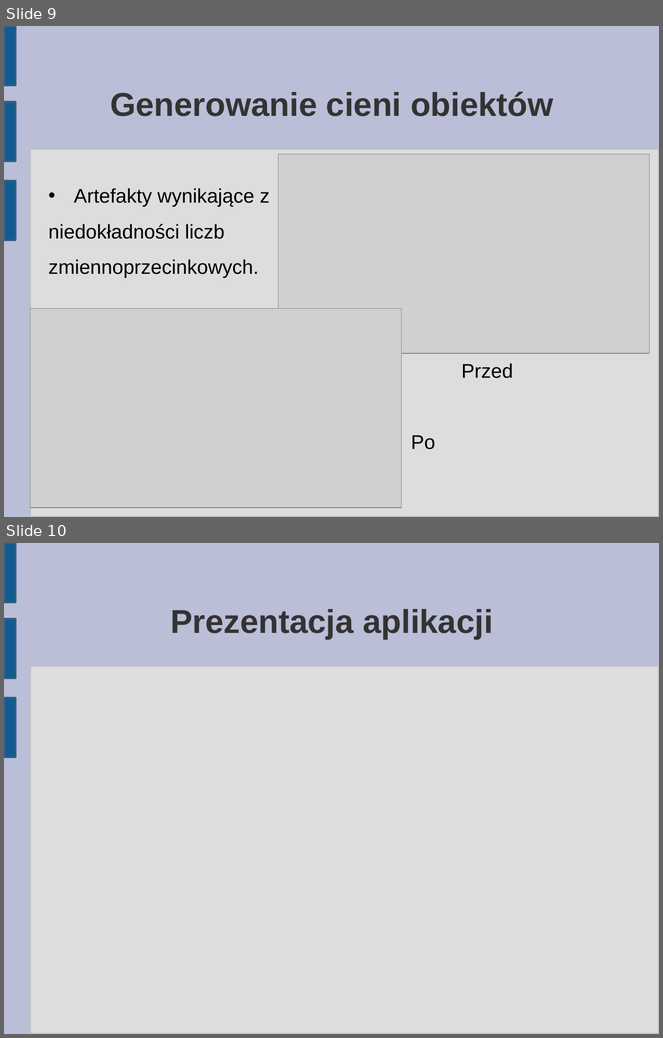
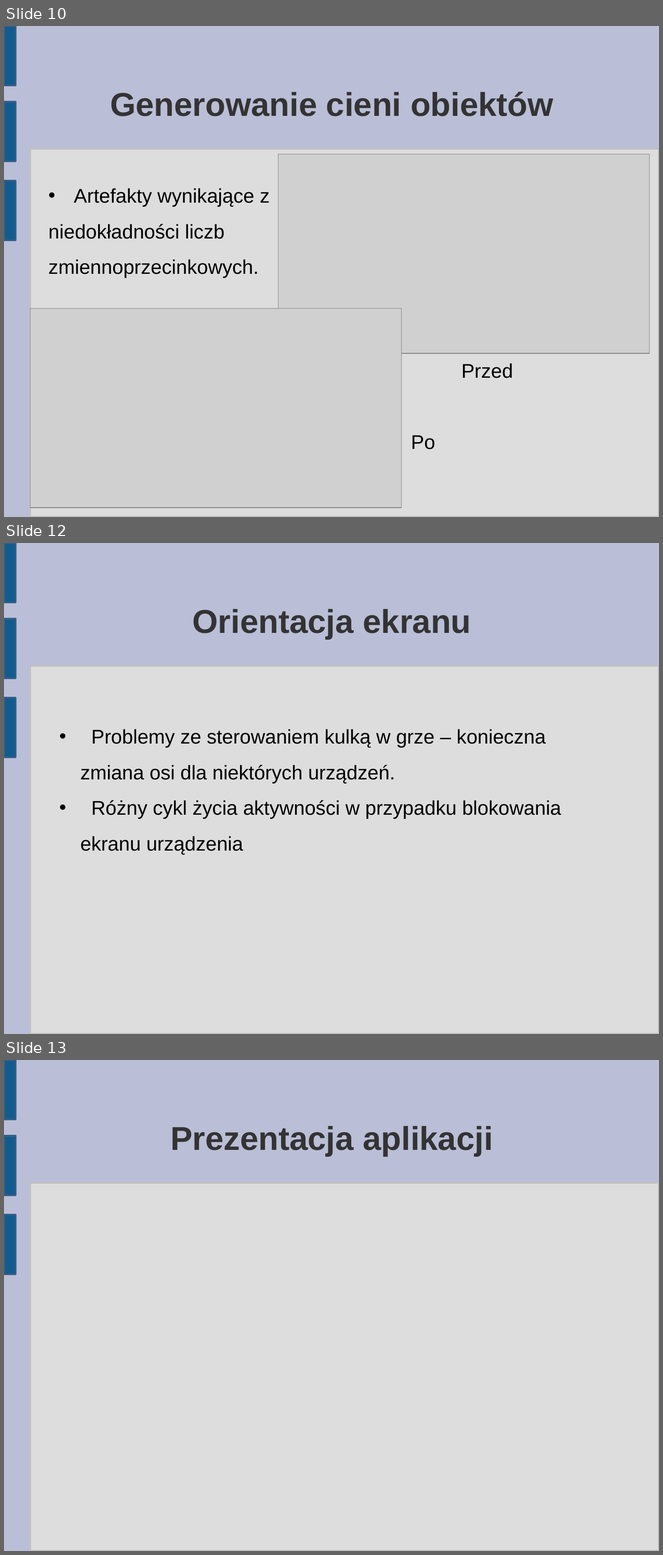
Before and after one commit to matkaczmarski/Praca-inzynierska, a slide deck: Prezentacja/Praca Inżynierska 2.odp. Shown one above the other, each under a label of ours: slides 9 and 10 before the commit, slides 10, 12 and 13 after it; the slides between them are not shown. The pictures are 663x1038 and 663x1555 pixels, drawn with LibreOffice and Linux fonts; fonts in the diff are those of the drawing; grey boxes stand for pictures. Boxes give left, top, right and bottom in pixels: in the first picture for what was removed or moved away, otherwise in the second. Text is boxed around its words. In the diff, an @@ line names an element or a change of style, - is before the commit and + after.

```diff
--- a/Prezentacja/Praca Inżynierska 2.odp
+++ b/Prezentacja/Praca Inżynierska 2.odp
@@ slide 12 added at bbox=[4, 543, 659, 1034], background #BABED6; not listed: 4 template elements that a slide beside it also shows @@
@@ title added at bbox=[193, 609, 471, 639], 40 pt, text #333333, bold @@
+Orientacja ekranu
@@ text added at bbox=[80, 729, 561, 855], 24 pt, text #000000 @@
+• Problemy ze sterowaniem kulką w grze – konieczna zmiana osi dla niektórych urządzeń.
+• Różny cykl życia aktywności w przypadku blokowania ekranu urządzenia
@@ what was slide 9 is now slide 10 @@
@@ what was slide 10 is now slide 13 @@
```
Also in this commit, not shown: 2 other slides added, 1 other file.
